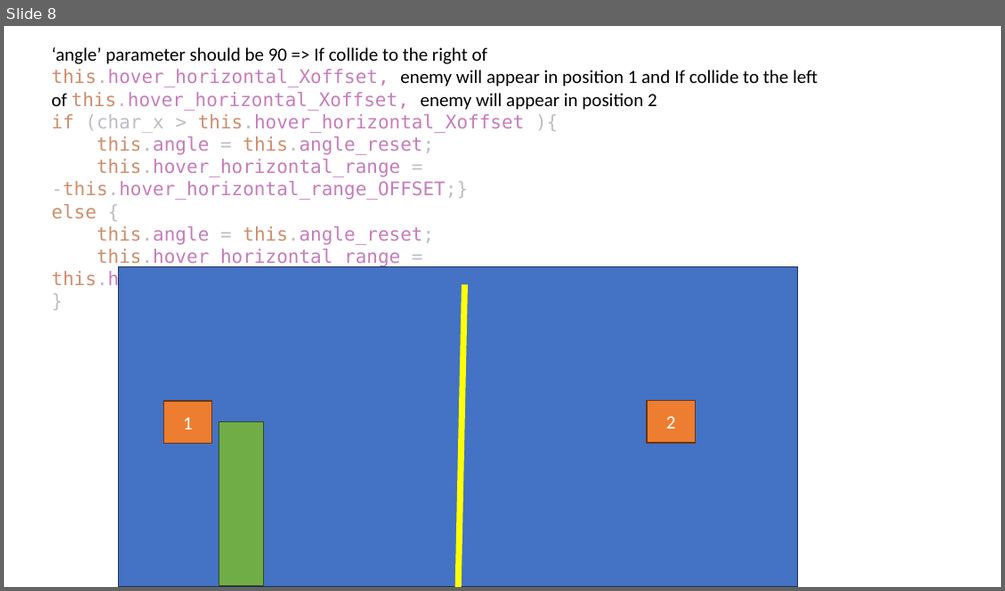
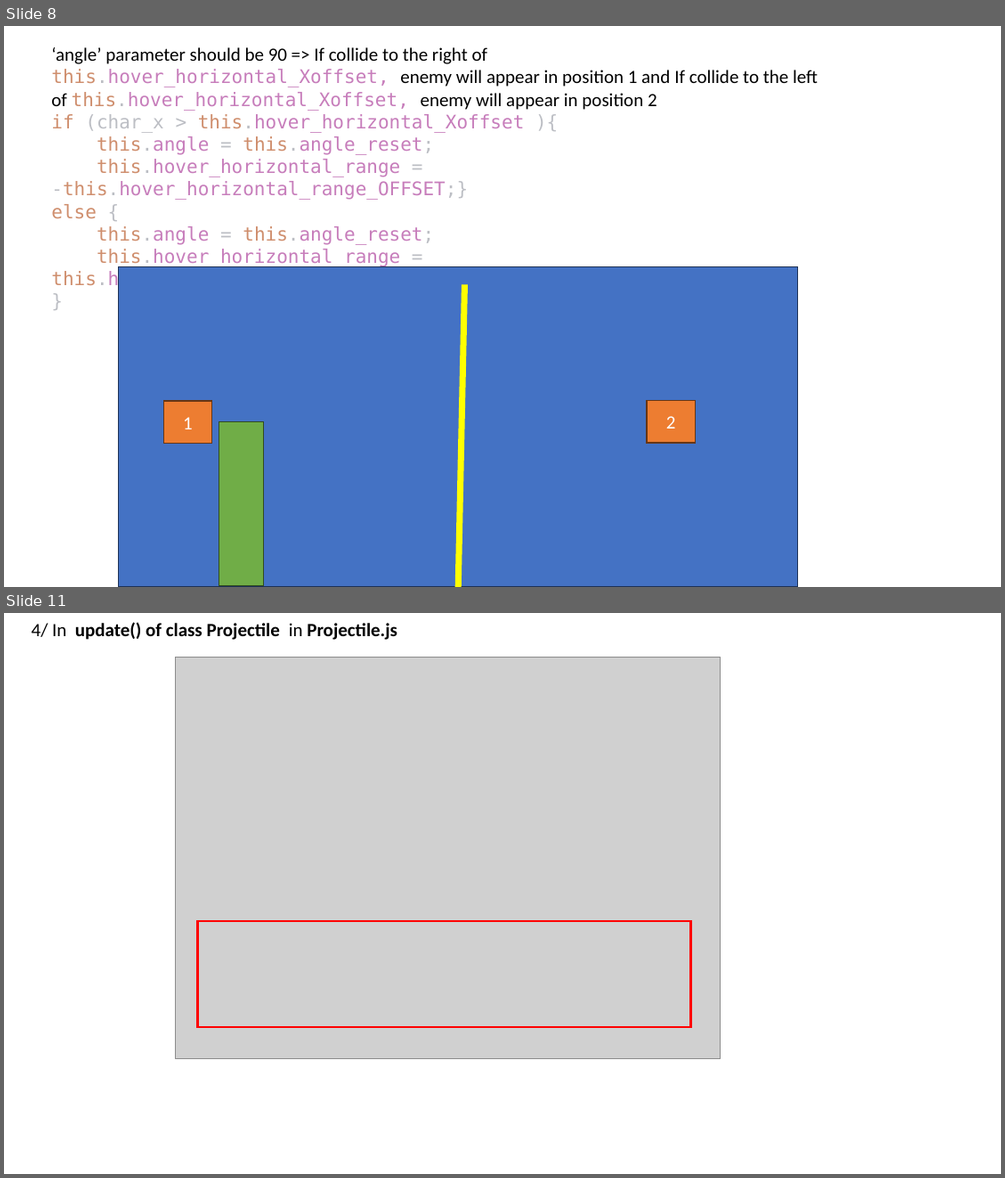
Before and after one commit to ChuHai7793/JAVASCRIPT_PROJECT, a slide deck: Document/GAME_DOC.pptx. Shown one above the other, each under a label of ours: slide 8 before the commit, slides 8 and 11 after it; the slides between them are not shown. The pictures are 1005x591 and 1005x1178 pixels, drawn with LibreOffice and Linux fonts; fonts in the diff are those of the drawing; grey boxes stand for pictures. Boxes give left, top, right and bottom in pixels: in the first picture for what was removed or moved away, otherwise in the second. Text is boxed around its words. In the diff, an @@ line names an element or a change of style, - is before the commit and + after.

```diff
--- a/Document/GAME_DOC.pptx
+++ b/Document/GAME_DOC.pptx
@@ slide 11 added at (4, 613, 1001, 1174), background #FFFFFF @@
@@ text added at (32, 622, 397, 640), 18 pt, text #000000, bold @@
+4/ In update() of class Projectile in Projectile.js
@@ picture added at (175, 657, 720, 1058) @@
@@ rectangle added at (198, 921, 690, 1027), outline #FF0000 2.25 pt @@
```
Also in this commit, not shown: 4 other slides added, 5 other files.
